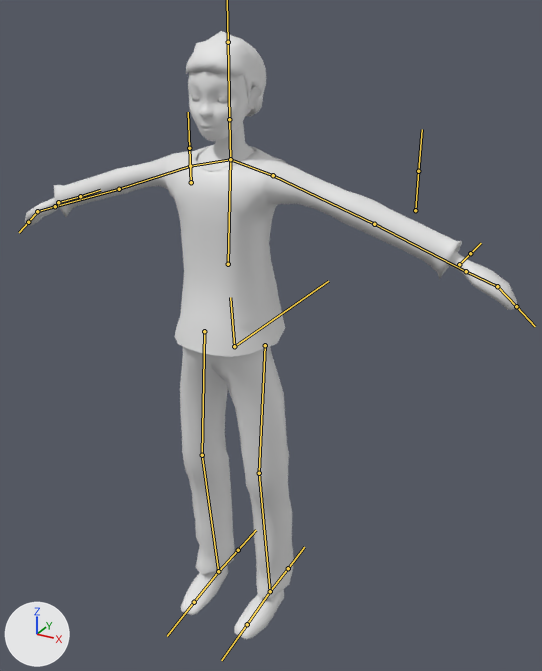
An edit to the FBX model Assets/Models/Mateys/standard human.fbx, drawn before and after from the same camera.
Both versions are drawn from a camera (50 mm lens) standing at (0.987, -1.588, 1.728) and looking at (0.084, 0.053, 0.907). Lighting does not change. The marker at lower left points along +X, +Y and +Z. The bones that bend it are drawn over the model as lines.

Objects in the first picture: 'body', 'ears', 'eyes', 'hair', 'pants', 'retopology', 'shirt', 'shoes'.
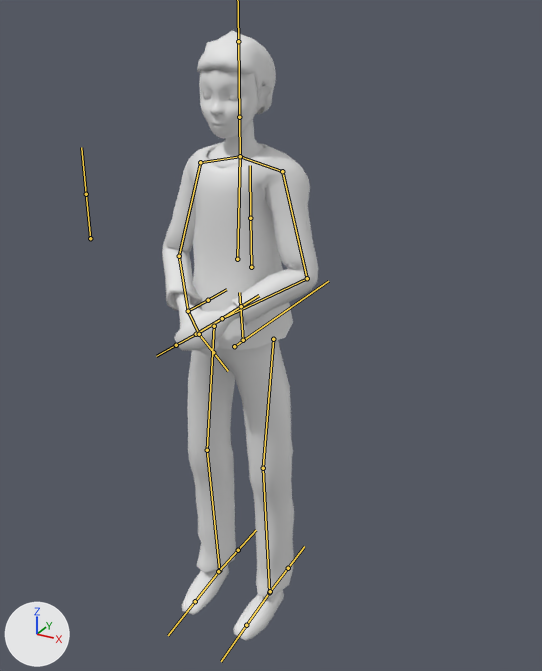
The newer file adds an action. The first version stands in its rest pose; the second is drawn at frame 85 of the action 'Armature|Idle standing'.

Where the change shows, as pixel boxes (x1, y1, x2, y2) in the pictures (542 x 671 px):
'shirt', posed (62% narrower): before (54, 145, 462, 357); after (162, 142, 318, 350)
'pants', posed (6% narrower): before (180, 347, 294, 598); after (187, 340, 294, 597)
'body', posed: before (25, 122, 517, 310); after (174, 120, 265, 355)
'retopology', posed: before (188, 71, 251, 141); after (199, 70, 261, 139)
'hair', posed: before (186, 31, 266, 116); after (197, 31, 276, 114)
'shoes', posed: before (181, 565, 284, 640); after (181, 564, 284, 640)
'ears', posed (8% shorter): before (248, 86, 262, 110); after (258, 85, 272, 107)
'eyes', posed (9% shorter): before (192, 94, 230, 104); after (203, 92, 241, 101)
bone 'belly', root to tip: before (234, 346) to (230, 297); after (243, 340) to (239, 292)
bone 'leg0.L', root to tip: before (265, 345) to (259, 473); after (273, 339) to (263, 468)
bone 'foot.L', root to tip: before (270, 591) to (247, 624); after (269, 592) to (246, 625)
bone 'arm0.L', root to tip: before (273, 175) to (374, 224); after (282, 171) to (307, 278)
bone 'arm1.L', root to tip: before (374, 224) to (466, 271); after (307, 278) to (222, 318)
bone 'arm0.R', root to tip: before (190, 166) to (119, 189); after (200, 162) to (179, 256)
bone 'arm1.R', root to tip: before (119, 189) to (55, 206); after (179, 256) to (188, 311)
bone 'hand0.R', root to tip: before (55, 206) to (37, 211); after (188, 311) to (199, 334)
bone 'hand1.R', root to tip: before (37, 211) to (28, 222); after (199, 334) to (213, 352)
bone 'leg0.R', root to tip: before (204, 331) to (202, 455); after (214, 326) to (207, 450)
bone 'foot.R', root to tip: before (218, 571) to (194, 602); after (219, 570) to (195, 601)

What changed in the scene script:
```text
Change bone_belly:
    where bone_belly = bpy.data.objects['Armature'].pose.bones['belly']  # child of 'base'
    bone_belly.location: (0.0, 0.0, 0.0) -> (0.0, -0.009, -0.093)
Change bone_leg0_l:
    where bone_leg0_l = bpy.data.objects['Armature'].pose.bones['leg0.L']  # child of 'belly'
    bone_leg0_l.rotation_quaternion: (1.0, 0.0, 0.0, 0.0) -> (1.0, -0.031, 0.0, 0.0)  # degrees (0, 0, 0) -> degrees (-4, 0, 0)
Change bone_foot_l:
    where bone_foot_l = bpy.data.objects['Armature'].pose.bones['foot.L']  # child of 'leg1.L'
    bone_foot_l.rotation_quaternion: (1.0, 0.0, 0.0, 0.0) -> (1.0, -0.028, 0.0, 0.0)  # degrees (0, 0, 0) -> degrees (-3, 0, 0)
Change bone_arm0_l:
    where bone_arm0_l = bpy.data.objects['Armature'].pose.bones['arm0.L']  # child of 'shoulder.L'
    bone_arm0_l.rotation_quaternion: (1.0, 0.0, 0.0, 0.0) -> (0.785, -0.386, 0.415, -0.251)  # degrees (0, 0, 0) -> degrees (-66, 27, -53)
Change bone_arm1_l:
    where bone_arm1_l = bpy.data.objects['Armature'].pose.bones['arm1.L']  # child of 'arm0.L'
    bone_arm1_l.rotation_quaternion: (1.0, 0.0, 0.0, 0.0) -> (0.808, 0.116, 0.0, -0.577)  # degrees (0, 0, 0) -> degrees (11, 8, -70)
Change bone_arm0_r:
    where bone_arm0_r = bpy.data.objects['Armature'].pose.bones['arm0.R']  # child of 'shoulder.R'
    bone_arm0_r.rotation_quaternion: (1.0, 0.0, 0.0, 0.0) -> (0.785, -0.386, -0.415, 0.251)  # degrees (0, 0, 0) -> degrees (-66, -27, 53)
Change bone_arm1_r:
    where bone_arm1_r = bpy.data.objects['Armature'].pose.bones['arm1.R']  # child of 'arm0.R'
    bone_arm1_r.rotation_quaternion: (1.0, 0.0, 0.0, 0.0) -> (0.808, 0.116, 0.0, 0.577)  # degrees (0, 0, 0) -> degrees (11, -8, 70)
Change bone_hand0_r:
    where bone_hand0_r = bpy.data.objects['Armature'].pose.bones['hand0.R']  # child of 'arm1.R'
    bone_hand0_r.rotation_quaternion: (1.0, 0.0, 0.0, 0.0) -> (0.96, -0.156, -0.23, 0.037)  # degrees (0, 0, 0) -> degrees (-20, -25, 9)
Change bone_hand1_r:
    where bone_hand1_r = bpy.data.objects['Armature'].pose.bones['hand1.R']  # child of 'hand0.R'
    bone_hand1_r.rotation_quaternion: (1.0, 0.0, 0.0, 0.0) -> (0.991, -0.13, 0.0, 0.0)  # degrees (0, 0, 0) -> degrees (-15, 0, 0)
Change bone_leg0_r:
    where bone_leg0_r = bpy.data.objects['Armature'].pose.bones['leg0.R']  # child of 'belly'
    bone_leg0_r.rotation_quaternion: (1.0, 0.0, 0.0, 0.0) -> (1.0, -0.026, 0.0, 0.0)  # degrees (0, 0, 0) -> degrees (-3, 0, 0)
Change bone_foot_r:
    where bone_foot_r = bpy.data.objects['Armature'].pose.bones['foot.R']  # child of 'leg1.R'
    bone_foot_r.rotation_quaternion: (1.0, 0.0, 0.0, 0.0) -> (1.0, -0.028, 0.0, 0.0)  # degrees (0, 0, 0) -> degrees (-3, 0, 0)
```
